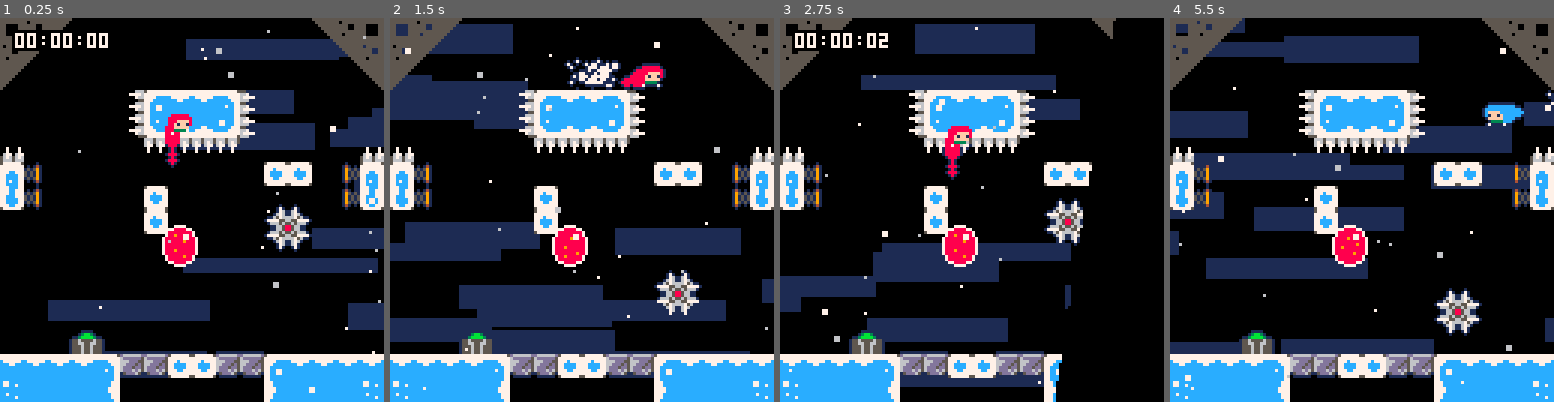
Above: before the commit, frames 1-4 (left to right).
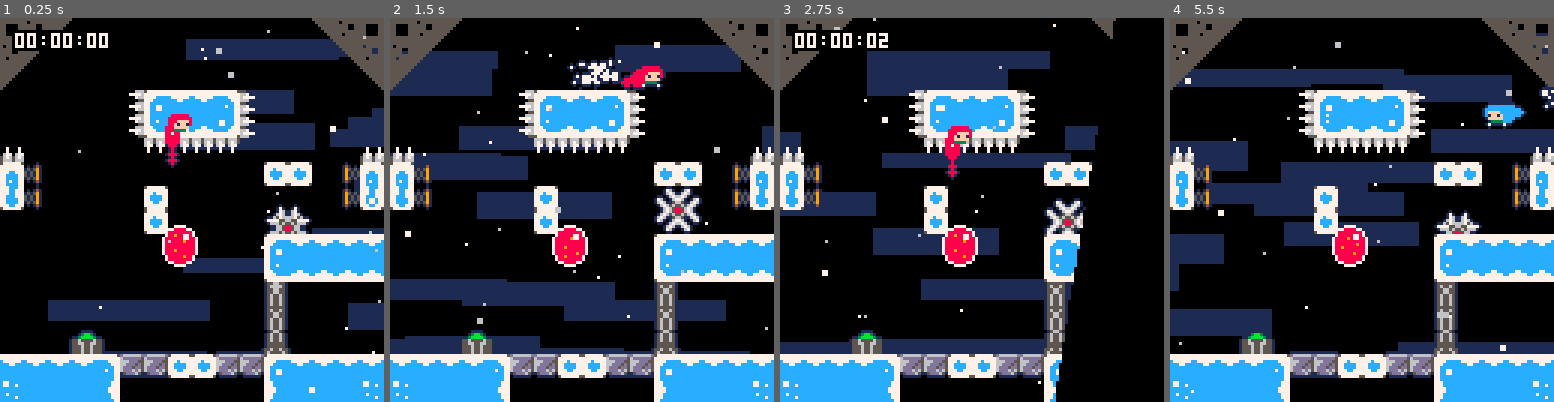
Above: after the commit, the same moments.

Repository: CelesteClassic/newleste.p8
Game: PICO-8 cartridge temple.p8
The game is run twice, just before and just after one commit, with the same random seed, the same clock (stepped at 60 frames per second) and the same inputs.
Inputs:
- Up to frame 1 (0.25 s): no input
- Up to frame 2 (1.5 s): tap X (X key) at 0.33, 1.07 s; tap O (Z key) at 0.7 s
- Up to frame 3 (2.75 s): hold Right 1.6-2.1 s; tap O (Z key) at 1.7, 2.1, 2.5 s; tap X (X key) at 1.85 s; hold Up 2.15-2.42 s; hold Right from 2.47 s (still down)
- Up to frame 4 (5.5 s): tap O (Z key) every 0.4 s from 2.9 to 5.3 s; tap X (X key) at 2.97, 4.08, 5.2 s; release Right at 3.03 s; hold Left 3.08-3.58 s; hold Down 3.63-3.97 s; hold Right 4.02-4.68 s; hold Up 4.73-5.03 s; hold Left from 5.08 s (still down)

The runs differ from the first frame. In frame 1, 5.0% of the frame differs, in the area x 67-100%, y 56-88%; in frame 2, 30%; in frame 3, 24%; in frame 4, 33%, in the area x 0-100%, y 0-98%.

Commit message:
somewhat functional switch doors

Diff:
--- a/temple.p8
+++ b/temple.p8
@@ -971,6 +971,14 @@
         if hit.dash_effect_time>3 then
           this.spd.y=3
           this.active=true
+          local closest
+          for o in all(objects) do
+            if o.type==switch_door and o.delay==0 and not o.active and
+            (not closest or (this.x-closest.x)^2+(this.y-closest.y)^2>(this.x-o.x)^2+(this.y-o.y)^2) then
+              closest=o
+            end
+          end
+          (closest or {}).delay=10
         else
           this.spd.y=sign(this.ogy+2-this.y)
         end
@@ -983,6 +991,31 @@
   end,
   draw=function(this)
     spr(68,this.x,this.y,2,1)
+  end
+}
+
+switch_door={
+  layer=0,
+  init=function(this)
+    this.hitbox.h=22
+    this.ogy=this.y
+    this.delay=0
+    this.solid_obj=true
+  end,
+  update=function(this)
+    if this.delay>0 then
+      this.delay-=1
+      if this.delay==0 then
+        this.active=true
+      end
+    end
+    if this.active then
+      this.spd.y=max(appr(this.spd.y,-3,1),this.ogy-22-this.y)
+    end
+  end,
+  draw=function(this)
+    spr(82,this.x,this.y)
+    spr(82,this.x,this.y+8,1,2)
   end
 }
 psfx=function(num)
@@ -1006,8 +1039,8 @@
   [112]=sawblade,
   [113]=sawblade,
   [67]=red_bubble,
-  [68]=dash_switch
-
+  [68]=dash_switch,
+  [82]=switch_door
 }
 
 -- [object functions]
@@ -1632,22 +1665,22 @@
 099a0000009a0000000a000068888886555655655500000000000000000000000000000000000000000000000000000000000000000000000000000000000000
 009a0000000a0000000a000006888860555655655500000000000000000000000000000000000000000000000000000000000000000000000000000000000000
 0aaa0000009a0000000a000000666600555655655500000000000000000000000000000000000000000000000000000000000000000000000000000000000000
-06d6667006666d600000000000000000000000000000000000000000000000000000000000000000000000000000000000000000000000000000000000000000
-6d666d6006d766d60000000000000000000000000000000000000000000000000000000000000000000000000000000000000000000000000000000000000000
-d66dd8d00d8dd66d0000000000000000000000000000000000000000000000000000000000000000000000000000000000000000000000000000000000000000
-676d6d6006d6d6660000000000000000000000000000000000000000000000000000000000000000000000000000000000000000000000000000000000000000
-666d66655666d6760000000000000000000000000000000000000000000000000000000000000000000000000000000000000000000000000000000000000000
-6ddd6d5005d6ddd60000000000000000000000000000000000000000000000000000000000000000000000000000000000000000000000000000000000000000
-6d6ddd5555ddd6d60000000000000000000000000000000000000000000000000000000000000000000000000000000000000000000000000000000000000000
-676d65500556d7660000000000000000000000000000000000000000000000000000000000000000000000000000000000000000000000000000000000000000
-676d65500556d6760000000000000000000000000000000000000000000000000000000000000000000000000000000000000000000000000000000000000000
-66dd65000056dd660000000000000000000000000000000000000000000000000000000000000000000000000000000000000000000000000000000000000000
-6d8dd555555dd8d60000000000000000000000000000000000000000000000000000000000000000000000000000000000000000000000000000000000000000
-76dd6d6006d6dd660000000000000000000000000000000000000000000000000000000000000000000000000000000000000000000000000000000000000000
-666d76d00d66d6660000000000000000000000000000000000000000000000000000000000000000000000000000000000000000000000000000000000000000
-66d8ddd00ddd8d670000000000000000000000000000000000000000000000000000000000000000000000000000000000000000000000000000000000000000
-566d66d00d66d6650000000000000000000000000000000000000000000000000000000000000000000000000000000000000000000000000000000000000000
-05676d6006d676500000000000000000000000000000000000000000000000000000000000000000000000000000000000000000000000000000000000000000
+06d6667006666d600555555000000000000000000000000000000000000000000000000000000000000000000000000000000000000000000000000000000000
+6d666d6006d766d60565565000000000000000000000000000000000000000000000000000000000000000000000000000000000000000000000000000000000
+d66dd8d00d8dd66d0556655000000000000000000000000000000000000000000000000000000000000000000000000000000000000000000000000000000000
+676d6d6006d6d6660556655000000000000000000000000000000000000000000000000000000000000000000000000000000000000000000000000000000000
+666d66655666d6760565565000000000000000000000000000000000000000000000000000000000000000000000000000000000000000000000000000000000
+6ddd6d5005d6ddd60565565000000000000000000000000000000000000000000000000000000000000000000000000000000000000000000000000000000000
+6d6ddd5555ddd6d60565565000000000000000000000000000000000000000000000000000000000000000000000000000000000000000000000000000000000
+676d65500556d7660565565000000000000000000000000000000000000000000000000000000000000000000000000000000000000000000000000000000000
+676d65500556d6760056650000000000000000000000000000000000000000000000000000000000000000000000000000000000000000000000000000000000
+66dd65000056dd660565565000000000000000000000000000000000000000000000000000000000000000000000000000000000000000000000000000000000
+6d8dd555555dd8d60565565000000000000000000000000000000000000000000000000000000000000000000000000000000000000000000000000000000000
+76dd6d6006d6dd660565565000000000000000000000000000000000000000000000000000000000000000000000000000000000000000000000000000000000
+666d76d00d66d6660555555000000000000000000000000000000000000000000000000000000000000000000000000000000000000000000000000000000000
+66d8ddd00ddd8d670555555000000000000000000000000000000000000000000000000000000000000000000000000000000000000000000000000000000000
+566d66d00d66d6655565565500000000000000000000000000000000000000000000000000000000000000000000000000000000000000000000000000000000
+05676d6006d676505655556500000000000000000000000000000000000000000000000000000000000000000000000000000000000000000000000000000000
 00000000000000000000000000000000000000000000000000000000000000000000000000000000000000000000000000000000000000000000000000000000
 00000700000076000000000000000000000000000000000000000000000000000000000000000000000000000000000000000000000000000000000000000000
 00000760000067600000000000000000000000000000000000000000000000000000000000000000000000000000000000000000000000000000000000000000
@@ -1799,9 +1832,9 @@
 2708000000000000000000202000082700000000000000000000000000000000000000000000000000000000000000000000000000000000000000000000000000000000000000000000000000000000000000000000000000000000000000000000000000000000000000000000000000000000000000000000000000000000
 3708000000002000000000710000083700000000000000000000000000000000000000000000000000000000000000000000000000000000000000000000000000000000000000000000000000000000000000000000000000000000000000000000000000000000000000000000000000000000000000000000000000000000
 0000000000002000000000000000000000000000000000000000000000000000000000000000000000000000000000000000000000000000000000000000000000000000000000000000000000000000000000000000000000000000000000000000000000000000000000000000000000000000000000000000000000000000
-0000000000000043000000000000000000000000000000000000000000000000000000000000000000000000000000000000000000000000000000000000000000000000000000000000000000000000000000000000000000000000000000000000000000000000000000000000000000000000000000000000000000000000
-00000000000000000000000000000000000000000a0000000000000000000000000000000000000000000000000000000000000000000000000000000000000000000000000000000000000000000000000000000000000000000000000000000000000000000000000000000000000000000000000000000000000000000000
-0000000000000000000000000000000000000000000000000000000000000000000000000000000000000000000000000000000000000000000000000000000000000000000000000000000000000000000000000000000000000000000000000000000000000000000000000000000000000000000000000000000000000000
+0000000000000043000000212222222200000000000000000000000000000000000000000000000000000000000000000000000000000000000000000000000000000000000000000000000000000000000000000000000000000000000000000000000000000000000000000000000000000000000000000000000000000000
+00000000000000000000003132323232000000000a0000000000000000000000000000000000000000000000000000000000000000000000000000000000000000000000000000000000000000000000000000000000000000000000000000000000000000000000000000000000000000000000000000000000000000000000
+0000000000000000000000520000000000000000000000000000000000000000000000000000000000000000000000000000000000000000000000000000000000000000000000000000000000000000000000000000000000000000000000000000000000000000000000000000000000000000000000000000000000000000
 0000000000000000000000000000000000000000000000000000000000000000000000000000000000000000000000000000000000000000000000000000000000000000000000000000000000000000000000000000000000000000000000000000000000000000000000000000000000000000000000000000000000000000
 0000004400000000000000000000000001000000000000000000000000000000000000000000000000000000000000000000000000000000000000000000000000000000000000000000000000000000000000000000000000000000000000000000000000000000000000000000000000000000000000000000000000000000
 2222222223171720201717212222222223000000000000000000000000000000000000000000000000000000000000000000000000000000000000000000000000000000000000000000000000000000000000000000000000000000000000000000000000000000000000000000000000000000000000000000000000000000
